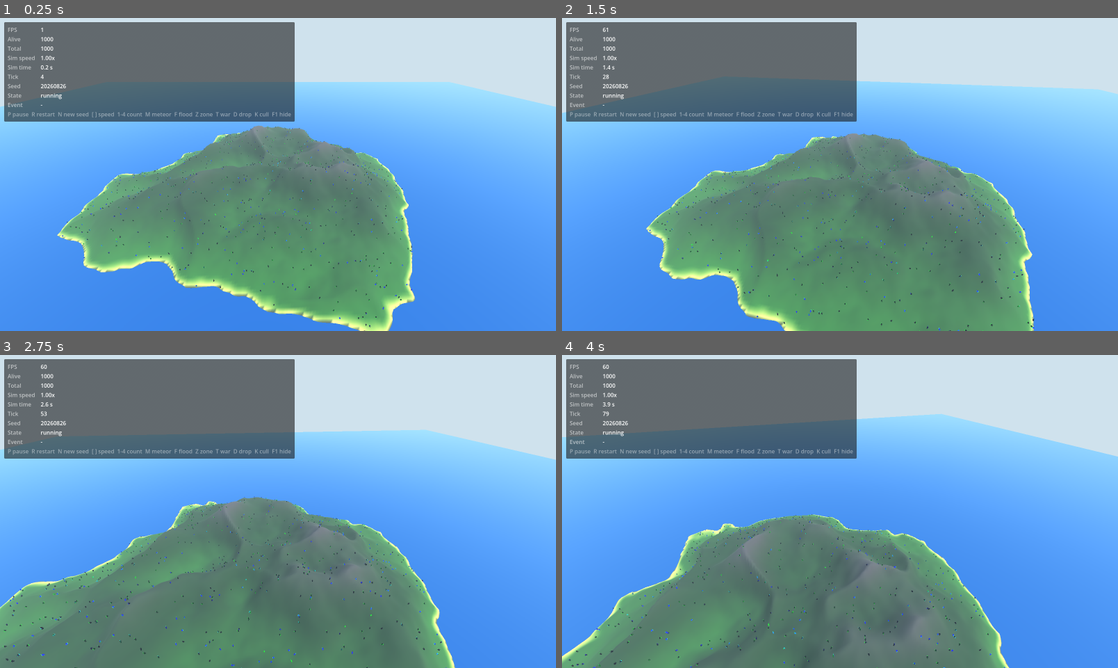
Above: before the commit, frames 1-4 (two rows, left to right).
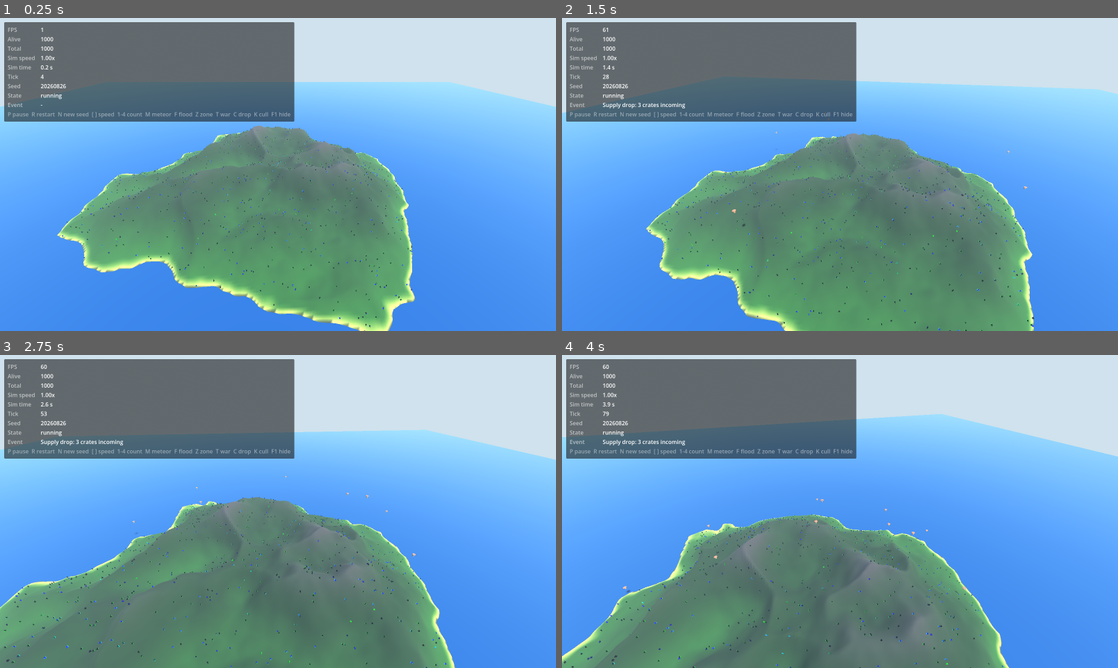
Above: after the commit, the same moments.

Repository: Twody2D/mass
Game: Godot game, scene res://scenes/main.tscn
The game is run twice, just before and just after one commit, with the same random seed, the same clock (stepped at 60 frames per second) and the same inputs.
Inputs (mouse positions are in pixels of both pictures, inside the frame that each line leads up to):
- Up to frame 1 (0.25 s): no input
- Up to frame 2 (1.5 s): tap Enter at 0.5 s; move the mouse to (867, 174) at 0.52 s; hold W from 0.53 s (still down); tap C at 0.6, 1.35 s; click (867, 174) at 0.67 s; tap Space at 0.77 s; move the mouse to (812, 174) at 1.27 s
- Up to frame 3 (2.75 s): keep holding W; tap Space at 1.52 s; move the mouse to (289, 505) at 2.02 s; tap Tab at 2.1 s; tap C at 2.3 s
- Up to frame 4 (4 s): keep holding W; move the mouse to (834, 517) at 2.77 s; tap Ctrl at 2.85 s; click (834, 517) at 2.92 s; tap Space at 3.02, 3.77 s; tap C at 3.05, 3.8 s; move the mouse to (878, 514) at 3.52 s; hold E from 3.53 s (still down)

The runs differ from the first frame. In frame 1, 0.1% of the frame differs, in the area x 42-53%, y 1-34%; in frame 2, 1.0%; in frame 3, 1.6%, in the area x 0-81%, y 1-100%; in frame 4, 1.4%.

Commit message:
fix(ui): move supply drop off D, it collides with WASD movement
D is strafe-right in FreeCameraMode; pressing it to move also fired
a drop. Rebound to C.

Diff:
--- a/scripts/ui/debug_hud.gd
+++ b/scripts/ui/debug_hud.gd
@@ -34,7 +34,7 @@
 ## crowd thin out without ending the run.
 const CULL_FRACTION := 0.1
 
-const HINTS := "P pause  R restart  N new seed  [ ] speed  1-4 count  M meteor  F flood  Z zone  T war  D drop  K cull  F1 hide"
+const HINTS := "P pause  R restart  N new seed  [ ] speed  1-4 count  M meteor  F flood  Z zone  T war  C drop  K cull  F1 hide"
 
 ## Assigned by Main, which owns the wiring.
 var main: Node
@@ -89,7 +89,7 @@
 			var war: EventManager = main.events
 			if war != null:
 				war.trigger(&"war")
-		KEY_D:
+		KEY_C:
 			var drop: EventManager = main.events
 			if drop != null:
 				drop.trigger(&"drop")
Not shown, changed: README.md
